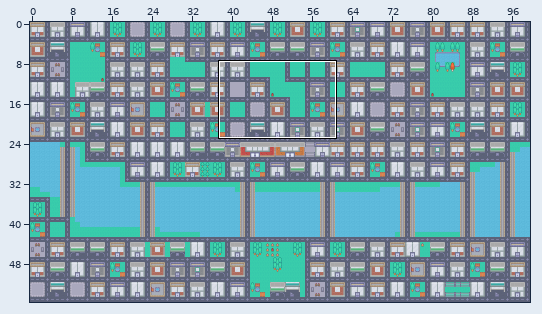
Two states of a Tiled map, assets/testMap/map_final.tmx. The picture above shows the old version from afar; the outline marks the close-up.
Close-up. First the earlier version:
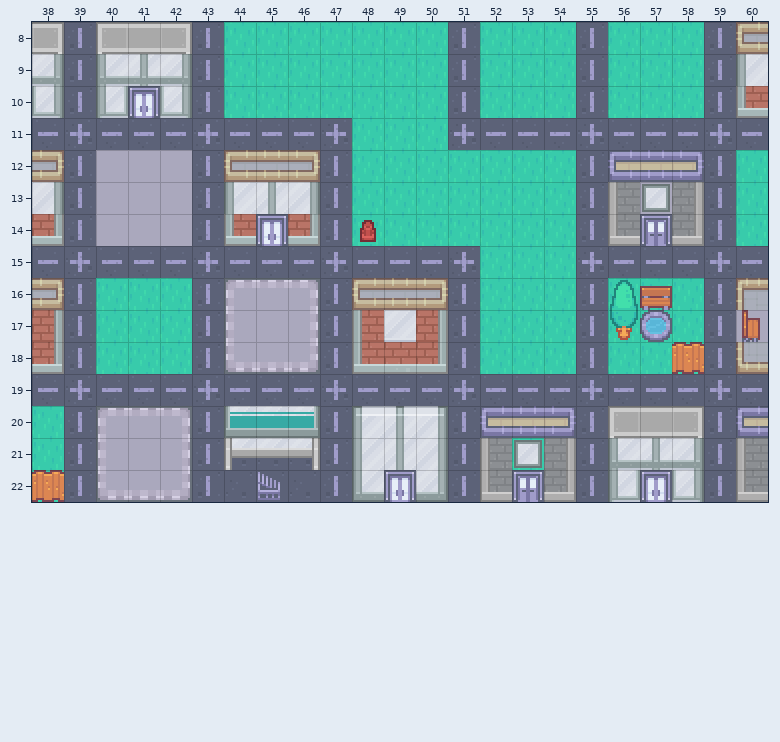
Cells are 16x16 px. Shown: x 38..60, y 8..22. The commit also changed other parts of the map, which this record leaves out.
Now the later version:
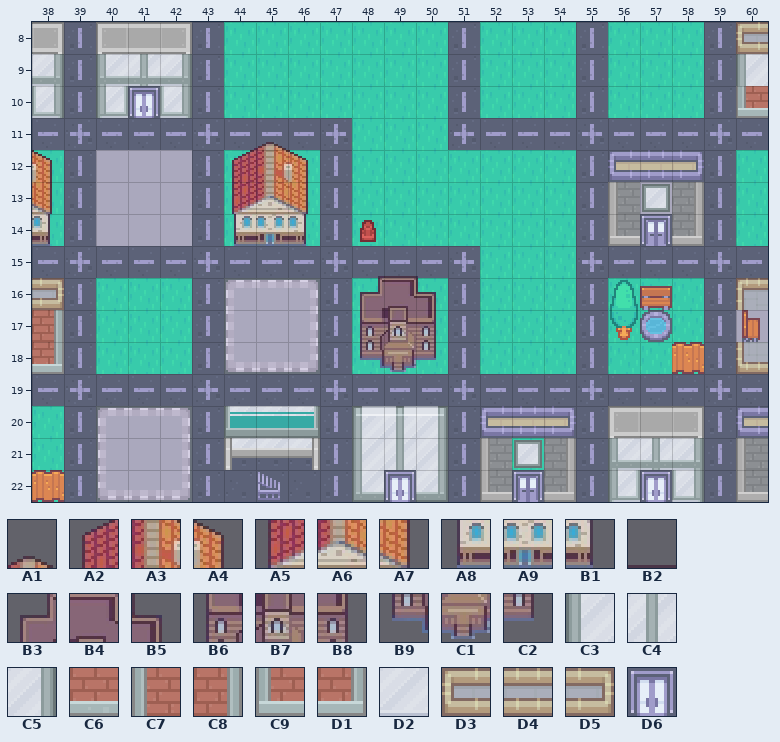
Key: from "houses": A1 10, A2 21, A3 22, A4 23, A5 33, A6 34, A7 35, A8 45, A9 46, B1 47, B2 50, B3 61, B4 62, B5 63, B6 73, B7 74, B8 75, B9 85, C1 86, C2 87; from "roguelikeCity_magenta": C3 272, C4 273, C5 274, C6 298, C7 407, C8 408, C9 444, D1 445, D2 872; from "urbanRPG": D3 146, D4 147, D5 148, D6 285.
__ is an empty cell.
The edit:
Layer "Tile Layer Over":
y 11: x 45 __ -> A1
y 12: x 38 D5 -> A4; x 44..46 D3 D4 D5 -> A2 A3 A4
y 13: x 38 C5 -> A7; x 44..46 C3 C4 C5 -> A5 A6 A7
y 14: x 38 D1 -> B1; x 44..46 C9 D6 D1 -> A8 A9 B1
y 15: x 49 __ -> B2
y 16: x 48..50 D3 D4 D5 -> B3 B4 B5
y 17: x 48..50 C7 D2 C8 -> B6 B7 B8
y 18: x 48..50 C9 C6 D1 -> B9 C1 C2
